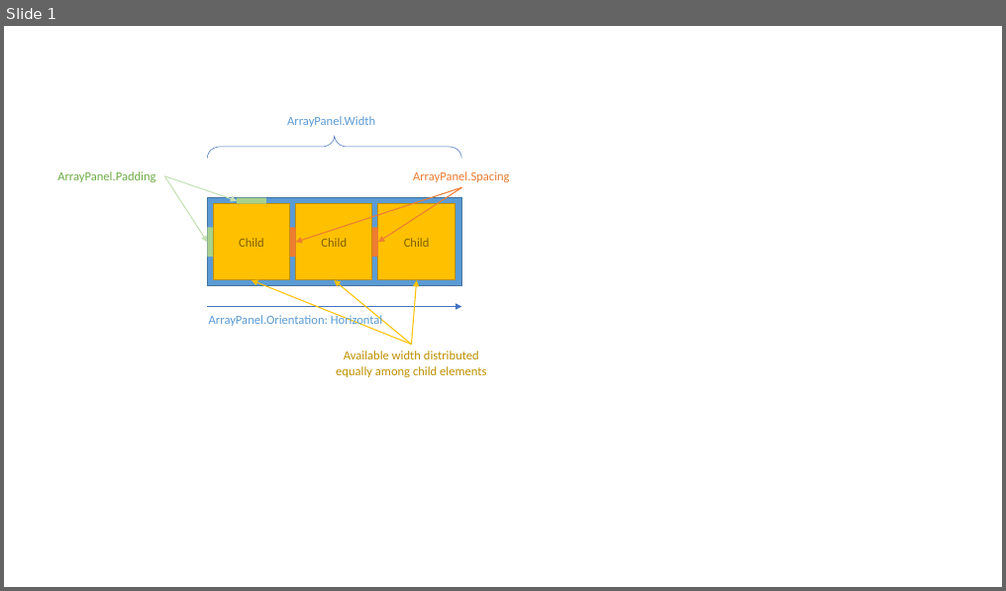
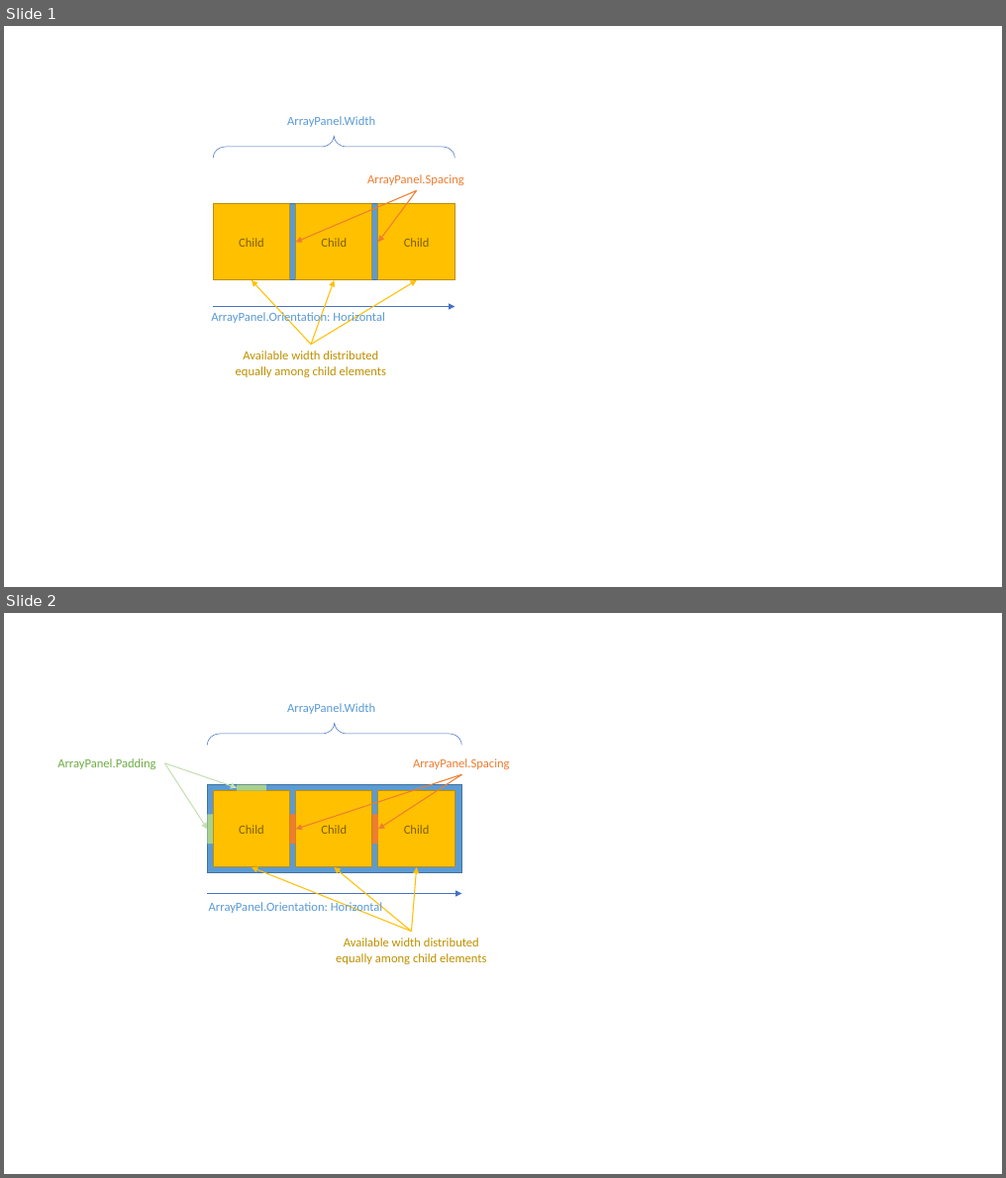
Before and after one commit to IDeliverable/UwpControls, a slide deck: docs/Diagrams.pptx. Shown one above the other, each under a label of ours: slide 1 before the commit, slides 1 and 2 after it. The pictures are 1006x591 and 1006x1178 pixels, drawn with LibreOffice and Linux fonts; fonts in the diff are those of the drawing. Boxes give left, top, right and bottom in pixels: in the first picture for what was removed or moved away, otherwise in the second. Text is boxed around its words. In the diff, an @@ line names an element or a change of style, - is before the commit and + after.

Commit message:
Improved documentation of ArrayPanel.

```diff
--- a/docs/Diagrams.pptx
+++ b/docs/Diagrams.pptx
@@ slide 1 added at (4, 26, 1002, 587), background #FFFFFF @@
@@ right brace added at (213, 136, 455, 158), outline #4472C4 0.5 pt @@
@@ text added at (287, 116, 375, 127), 12 pt, text #5B9BD5 @@
+ArrayPanel.Width
@@ arrow added from (417, 190) to (296, 243), #ED7D31 1 pt @@
@@ text added at (367, 174, 464, 185), 12 pt, text #ED7D31 @@
+ArrayPanel.Spacing
@@ arrow added from (417, 190) to (378, 243), #ED7D31 1 pt @@
@@ rectangle added at (213, 204, 454, 280), fill #5B9BD5, outline #43739E 1 pt @@
@@ rectangle added at (213, 204, 289, 280), fill #FFC000, outline #BD8E00 1 pt, 12 pt, text #806000 @@
+Child
@@ rectangle added at (296, 204, 372, 280), fill #FFC000, outline #BD8E00 1 pt, 12 pt, text #806000 @@
+Child
@@ rectangle added at (378, 204, 454, 280), fill #FFC000, outline #BD8E00 1 pt, 12 pt, text #806000 @@
+Child
@@ arrow added from (311, 344) to (252, 280), #FFC000 1 pt @@
@@ arrow added from (311, 344) to (334, 280), #FFC000 1 pt @@
@@ arrow added from (311, 344) to (417, 280), #FFC000 1 pt @@
@@ text added at (211, 310, 385, 324), 12 pt, text #5B9BD5 @@
+ArrayPanel.Orientation: Horizontal
@@ arrow added from (213, 307) to (454, 307), #4472C4 0.5 pt @@
@@ text added at (236, 351, 386, 377), 12 pt, text #BF9000 @@
+Available width distributed
+equally among child elements
@@ what was slide 1 is now slide 2 @@
```
Also in this commit, not shown: 3 other files.
